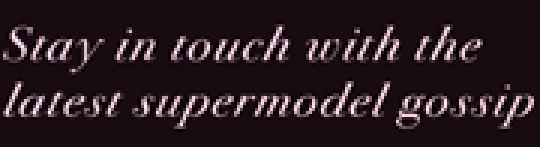
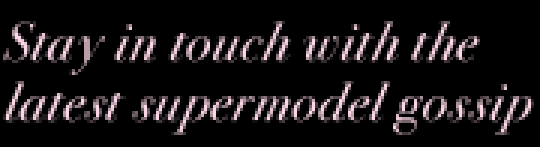
Layered file, before and after one edit (w=540, h=147). Changes by layer:
added layer "Stay in touch with the latest supermodel gossip" above "Layer 2" over (3, 21, 534, 135)
hid "Layer 2" over (0, 0, 540, 147)
hid "Layer 1" over (0, 0, 540, 147)
painted on "Background" over (0, 0, 540, 147)
